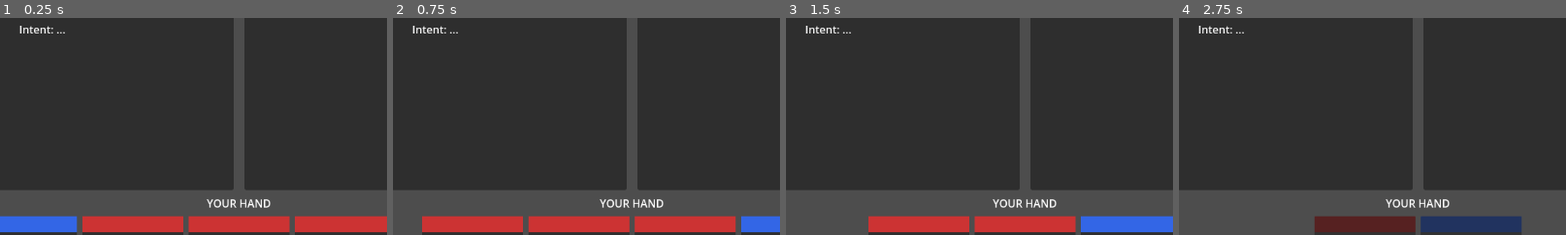
Above: before the commit, frames 1-4 (left to right).
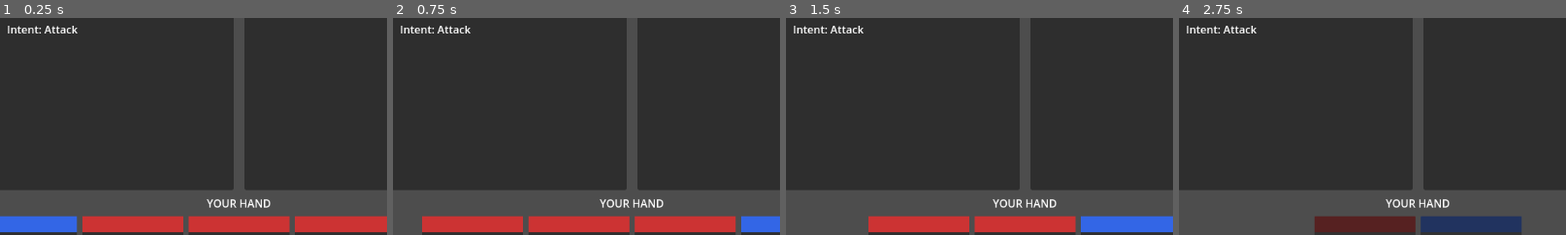
Above: after the commit, the same moments.

Repository: gasoto-dev/dungeon-cards
Game: Godot game, scene res://scenes/combat_scene.tscn
Same seed, same stepped clock (60 frames per second), same inputs: the game is played once before the commit and once after it. The project has no main scene, so this scene is started directly.
Inputs:
- Up to frame 1 (0.25 s): no input
- Up to frame 2 (0.75 s): click "Play" at 0.5 s
- Up to frame 3 (1.5 s): click "Play" at 1.25 s
- Up to frame 4 (2.75 s): click "Play" at 2 s
The pictures show only the part of the screen within x 19-69%, y 17-67%; the shares and areas given below are measured in that part.

The runs differ from the first frame. In frame 1, 0.4% of the frame differs, in the area x 2-21%, y 3-8%; in frame 2, 0.4%; in frame 3, 0.4%; in frame 4, 0.4%.
Error before the commit: Invalid access to property or key 'block' on a base object of type 'RefCounted (GoblinScout)'. (res://scenes/CombatScene.gd:141)

Commit message:
fix: add block property + gain_block to Enemy base class
Enemy.gd was missing block, which CombatScene reads for the
enemy block display. Also wired block absorption into take_damage
(mirrors Player behavior) and resets block on end_turn.

Diff:
--- a/src/Enemy.gd
+++ b/src/Enemy.gd
@@ -12,6 +12,7 @@
 var enemy_name: String = "Enemy"
 var hp: int = 10
 var max_hp: int = 10
+var block: int = 0
 var intent: Intent = Intent.ATTACK
 var status_effects: Array[StatusEffect] = []
 var is_alive: bool:
@@ -22,11 +23,18 @@
 	hp = p_hp
 	max_hp = p_hp
 
-## Take damage, applying status effect modifiers
+## Take damage, reduced by block first, then applying status modifiers
 func take_damage(amount: int) -> int:
 	amount = _apply_incoming_modifiers(amount)
-	hp = maxi(0, hp - amount)
-	return amount
+	var absorbed := mini(block, amount)
+	block -= absorbed
+	var remaining := amount - absorbed
+	hp = maxi(0, hp - remaining)
+	return remaining
+
+## Gain block
+func gain_block(amount: int) -> void:
+	block += amount
 
 ## Determine and set the next action (override in subclass)
 func decide_intent() -> void:
@@ -52,6 +60,7 @@
 
 ## Called at end of enemy's turn
 func end_turn() -> void:
+	block = 0  # block does not persist between turns
 	_tick_status_effects()
 
 func calculate_outgoing_damage(base_damage: int) -> int:
